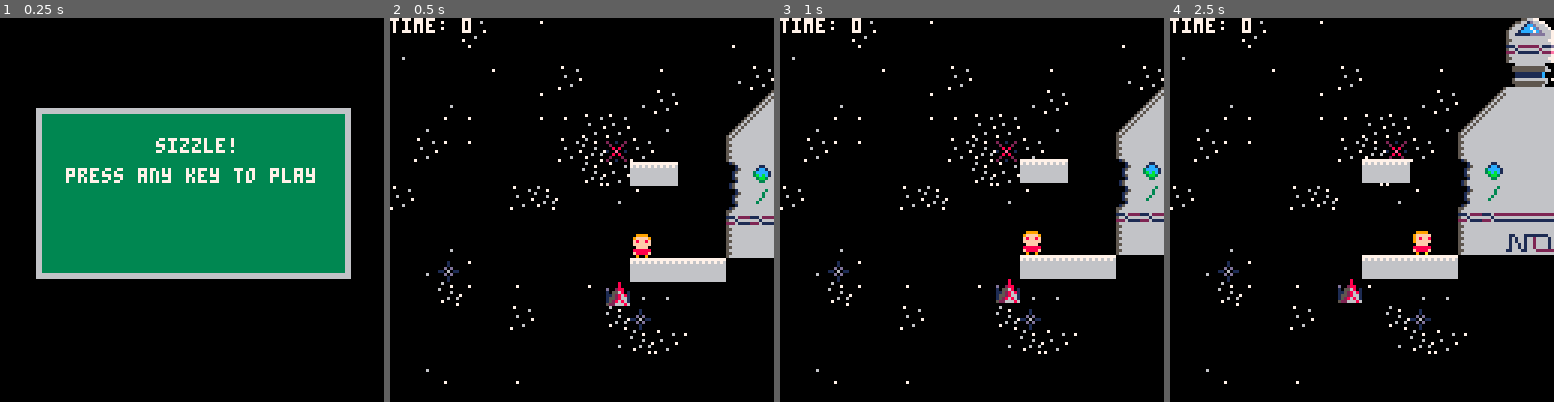
Above: before the commit, frames 1-4 (left to right).
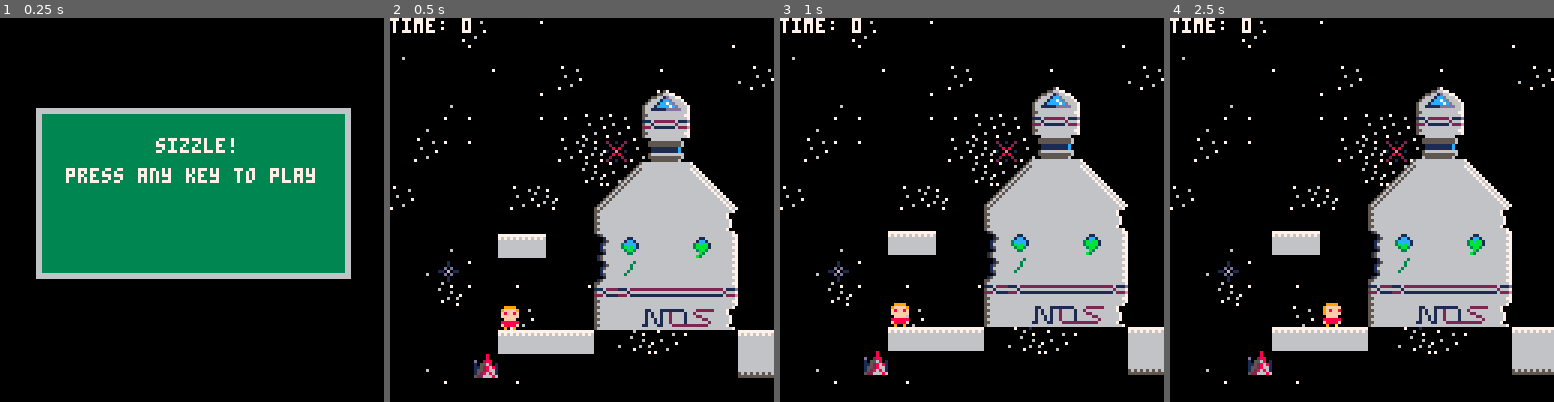
Above: after the commit, the same moments.

Repository: millwardesque/sizzle
Game: PICO-8 cartridge sizzle.p8
Same seed, same stepped clock (60 frames per second), same inputs: the game is played once before the commit and once after it.
Inputs:
- Up to frame 1 (0.25 s): no input
- Up to frame 2 (0.5 s): tap X (X key) at 0.33 s
- Up to frame 3 (1 s): tap O (Z key) at 0.7 s
- Up to frame 4 (2.5 s): tap X (X key) at 1.07, 1.85 s; hold Right 1.6-2.1 s; tap O (Z key) at 1.7, 2.1 s; hold Up 2.15-2.42 s; hold Right from 2.47 s (still down)

Frame 1 is identical in both runs. In frame 2, 23% of the frame differs, in the area x 21-100%, y 18-94%; in frame 3, 23%; in frame 4, 28%, in the area x 20-100%, y 0-93%.

Commit message:
Fixed camera starting position in levels.

Diff:
--- a/game.lua
+++ b/game.lua
@@ -109,6 +109,7 @@
 		self.main_camera = g_game.main_camera
 		add(self.scene, self.main_camera)
 		self.main_camera.follow_cam.target = self.player
+		self.main_camera.pos = make_vec2(self.player.pos.x + 128 / 4, self.player.pos.y  - 3 * 128 / 4)
 
 		g_game.game_timer = 0
 	end,
@@ -870,7 +871,7 @@
 		self.active_level = level_index
 
 		self.main_camera = make_camera("main", 0, 0, 0, 0, 128, 128)
-		attach_follow_camera(self.main_camera, 48, 32, nil)
+		attach_follow_camera(self.main_camera, 56, 80, nil)
 
 		g_physics.init(g_physics, make_vec2(0, 2.75))
 
@@ -1166,17 +1167,20 @@
 
 	cam.update = function(self)
 		if self.follow_cam.target ~= nil then
-			-- @TODO Apply to center of screen, not left edge.
+			-- @TODO Apply to center of target
 
 			local follow = self.follow_cam
 			local target = follow.target
 
-			local left_bound = self.pos.x + flr(self.cam.draw_width / 2) - flr(follow.bounds_width / 2)
-			local right_bound = self.pos.x + flr(self.cam.draw_width / 2) + flr(follow.bounds_width / 2)
+			local cam_center = self.pos.x + flr(self.cam.draw_width / 2)
+			local left_bound = cam_center - flr(follow.bounds_width / 2)
+			local right_bound = cam_center + flr(follow.bounds_width / 2)
+			g_log.syslog("TP: "..vec2_str(target.pos).." LB: "..left_bound.." RB: "..right_bound)
+
 			if target.pos.x < left_bound then
-				self.pos.x -= left_bound - target.pos.x
+				self.pos.x -= (left_bound - target.pos.x)
 			elseif target.pos.x + 8 > right_bound then
-				self.pos.x += target.pos.x + 8 - right_bound
+				self.pos.x += (target.pos.x + 8 - right_bound)
 			end
 
 			local top_bound = self.pos.y + flr(self.cam.draw_height / 2) - flr(follow.bounds_height / 2)
--- a/sizzle.p8
+++ b/sizzle.p8
@@ -1,5 +1,5 @@
 pico-8 cartridge // http://www.pico-8.com
-version 14
+version 8
 __lua__
 g_state = nil
 
@@ -84,8 +84,8 @@
 g_game = nil
 
 --
--- encapsulates the ingame state
--- @todo merge down into g_game manager
+-- Encapsulates the ingame state
+-- @TODO Merge down into g_game manager
 --
 ingame_state = {
 	scene = nil,
@@ -97,21 +97,22 @@
 	enter = function(self)
 		self.scene = {}
 
-		-- retrieve the player
+		-- Retrieve the player
 		self.player = g_game.player
 		add(self.scene, self.player)
 
-		-- retrieve the tile manager
+		-- Retrieve the tile manager
 		self.tile_manager = g_game.tile_manager
 		add(self.scene, self.tile_manager)
 		for tile in all(self.tile_manager.active_tiles) do
 			add(self.scene, tile)
 		end
 
-		-- retrieve the camera
+		-- Retrieve the camera
 		self.main_camera = g_game.main_camera
 		add(self.scene, self.main_camera)
 		self.main_camera.follow_cam.target = self.player
+		self.main_camera.pos = make_vec2(self.player.pos.x + 128 / 4, self.player.pos.y  - 3 * 128 / 4)
 
 		g_game.game_timer = 0
 	end,
@@ -119,7 +120,7 @@
 	update = function(self)
 		g_game.game_timer += 1
 
-		-- process input
+		-- Process input
 		self.player.vel = make_vec2(0, 0)
 		if not self.player.is_dead then
 			if btn(0) then
@@ -141,13 +142,13 @@
 			end
 		end
 
-		-- @debug reload the level
+		-- @DEBUG Reload the level
 		if btnp(5) then
 			g_game.reload_level(g_game)
 			return
 		end
 
-		-- update game objects
+		-- Update game objects
 		for game_obj in all(self.scene) do
 			if (game_obj.update) then
 				game_obj.update(game_obj)
@@ -176,7 +177,7 @@
 	end,
 
 	draw = function(self)
-		-- draw game-over window
+		-- Draw game-over window
 		camera()
 		clip()
 
@@ -210,7 +211,7 @@
 		camera()
 		clip()
 
-		-- draw ui window
+		-- Draw UI window
 		rectfill(12, 30, 116, 114, 6)
 		rectfill(14, 32, 114, 112, 3)
 		color(7)
@@ -222,7 +223,7 @@
 		print("press any key", 38, print_y)
 		print_y += line_height * 2
 
-		-- @todo highlight player's latest score.
+		-- @TODO Highlight player's latest score.
 		print ("best times for level "..g_game.active_level, 20, print_y)
 		print_y += line_height
 
@@ -254,7 +255,7 @@
 	end,
 
 	draw = function(self)
-		-- draw game-over window
+		-- Draw game-over window
 		camera()
 		clip()
 
@@ -274,12 +275,12 @@
 }
 
 --
--- create a player
+-- Create a player
 --
 function make_player(name, start_x, start_y, sprite, walk_speed, jump_power, jump_duration)
 	local p = make_game_object(name, start_x, start_y)
 
-	-- physics
+	-- Physics
 	p.vel = make_vec2(0, 0)
 	p.old_pos = make_vec2(start_x, start_y)
 	p.jump_power = jump_power
@@ -292,7 +293,7 @@
 	p.is_dead = false
 	p.death_explosion = nil
 
-	-- animations
+	-- Animations
 	local player_anims = {
 		idle = { 1, },
 		walk = { 2, 3 },
@@ -304,10 +305,10 @@
 
 	attach_anim_spr_controller(p, 4, player_anims, "idle", 0)
 
-	-- game stats
+	-- Game stats
 	p.walk_speed = walk_speed
 	attach_renderable(p, sprite)
-	p.renderable.draw_order = 1	-- draw player after other in-game objects
+	p.renderable.draw_order = 1	-- Draw player after other in-game objects
 
 	p.init = function(self)
 		self.vel = make_vec2(0, 0)
@@ -355,7 +356,7 @@
 		self.is_wall_sliding = false
 	end
 
-	-- update player
+	-- Update player
 	p.update = function (self)
 		if self.is_dead then
 			if not self.death_explosion and not is_anim_spr_playing(self.anim_controller) then
@@ -410,7 +411,7 @@
 		update_anim_spr_controller(self.anim_controller, self)
 	end
 
-	-- updates player physics
+	-- Updates player physics
 	p.update_physics = function(self)
 		self.vel += g_physics.gravity
 
@@ -461,7 +462,7 @@
 		self.is_dead = true
 	end
 
-	-- checks for collisions with the player
+	-- Checks for collisions with the player
 	p.check_for_collisions = function(self, collisions, iteration)
 		local max_iterations = 3
 		if iteration > max_iterations then
@@ -470,17 +471,17 @@
 
 		local direction = vec2_normalized(self.vel)
 
-		-- check if left foot is on ground
+		-- Check if left foot is on ground
 		local old_left_foot = self.old_pos + make_vec2(8 * 0.33, 7)
 		local left_foot = self.pos + make_vec2(8 * 0.33, 7)
 		local left_foot_intersection = check_swept_collision(old_left_foot, left_foot)
 
-		-- check if right foot is on ground
+		-- Check if right foot is on ground
 		local old_right_foot = self.old_pos + make_vec2(8 * 0.66, 7)
 		local right_foot = self.pos + make_vec2(8 * 0.66, 7)
 		local right_foot_intersection = check_swept_collision(old_right_foot, right_foot)
 
-		-- adjust pos to account for the collision
+		-- Adjust pos to account for the collision
 		if left_foot_intersection ~= nil then
 			if self.pos.y > left_foot_intersection.pos.y - 8 then
 				self.pos.y = left_foot_intersection.pos.y - 8
@@ -497,17 +498,17 @@
 			end
 		end
 
-		-- check if left side of head hit the ceiling
+		-- Check if left side of head hit the ceiling
 		local old_left_head = self.old_pos + make_vec2(8 * 0.33, 0)
 		local left_head = self.pos + make_vec2(8 * 0.33, 0)
 		local left_head_intersection = check_swept_collision(old_left_head, left_head)
 
-		-- check if right side of head hit the ceiling
+		-- Check if right side of head hit the ceiling
 		local old_right_head = self.old_pos + make_vec2(8 * 0.66, 0)
 		local right_head = self.pos + make_vec2(8 * 0.66, 0)
 		local right_head_intersection = check_swept_collision(old_right_head, right_head)
 
-		-- adjust pos to account for the collision
+		-- Adjust pos to account for the collision
 		if left_head_intersection ~= nil then
 			if self.pos.y < left_head_intersection.pos.y + 8 then
 				self.pos.y = left_head_intersection.pos.y + 8
@@ -522,12 +523,12 @@
 			end
 		end
 
-		-- check if the left side of the head is against tile
+		-- Check if the left side of the head is against tile
 		local old_left_hand = clone_vec2(self.old_pos)
 		local left_hand = clone_vec2(self.pos + make_vec2(0, 8 * 0.5))
 		local left_hand_intersection = check_swept_collision(old_left_hand, left_hand)
 
-		-- adjust pos to account for the collision
+		-- Adjust pos to account for the collision
 		if left_hand_intersection ~= nil then
 			if self.pos.x < left_hand_intersection.pos.x + 8 then
 				self.pos.x = left_hand_intersection.pos.x + 8
@@ -537,12 +538,12 @@
 			end
 		end
 
-		-- check if the right side of the head is against tile
+		-- Check if the right side of the head is against tile
 		local old_right_hand = self.old_pos + make_vec2(7, 0)
 		local right_hand = clone_vec2(self.pos) + make_vec2(7, 8 * 0.5)
 		local right_hand_intersection = check_swept_collision(old_right_hand, right_hand)
 
-		-- adjust pos to account for the collision
+		-- Adjust pos to account for the collision
 		if right_hand_intersection ~= nil then
 			if self.pos.x > right_hand_intersection.pos.x - 8 then
 				self.pos.x = right_hand_intersection.pos.x - 8
@@ -559,7 +560,7 @@
 end
 
 --
--- check for collisions between a dynamic pos and a the tilemap using a sweeping algorithm
+-- Check for collisions between a dynamic pos and a the tilemap using a sweeping algorithm
 --
 function check_swept_collision(old_pos, new_pos)
 	local direction = vec2_normalized(new_pos - old_pos)
@@ -570,7 +571,7 @@
 		if tile ~= nil then
 			-- g_log.log("s: "..vec2_str(sweeper).." tc: "..vec2_str(tile.cell))
 			if tile.type ~= nil then
-				-- g_log.log("collision")
+				-- g_log.log("COLLISION")
 			 	return tile
 			end
 		end
@@ -582,7 +583,7 @@
 
 
 --
--- creates a timer for a single tile
+-- Creates a timer for a single tile
 --
 function make_tile(name, type, cell_x, cell_y, max_duration, cooldown_rate, warmup_rate)
 	local t = make_game_object(name, 0, 0)
@@ -610,7 +611,7 @@
 		elapsed_changed = false
 
 		if self.state == 'idle' then
-			-- do nothing.
+			-- Do nothing.
 		elseif self.state == 'cooldown' then
 			self.elapsed -= self.cooldown_rate
 
@@ -625,11 +626,11 @@
 			if self.elapsed >= self.max_duration then
 				self.set_state(self, 'destroyed')
 			else
-				self.set_state(self, 'cooldown') -- this can be changed to warmup next frame if the tile is activated again
+				self.set_state(self, 'cooldown') -- This can be changed to warmup next frame if the tile is activated again
 			end
 			elapsed_changed = true
 		elseif self.state == 'destroyed' then
-			-- @todo destroy tile
+			-- @TODO Destroy tile
 		end
 
 		if elapsed_changed then
@@ -673,7 +674,7 @@
 end
 
 --
--- creates a manager for a grid of tiles
+-- Creates a manager for a grid of tiles
 function make_tile_manager(start_x, start_y, width, height)
 	local tm = make_game_object("tile manager", start_x, start_y)
 	tm.tiles = {}
@@ -687,10 +688,10 @@
 	tm.active_tiles = {}
 
 	tm.init = function(self)
-		-- reset any modified tiles from a previous session
+		-- Reset any modified tiles from a previous session
 		self.reset(self)
 
-		-- populate the tiles for collidable tiles
+		-- Populate the tiles for collidable tiles
 		self.tiles = {}
 		self.active_tiles = {}
 
@@ -704,7 +705,7 @@
 					add(self.tiles[x + 1], make_tile("tile-"..cell_x.."-"..cell_y, tiletype, cell_x, cell_y, self.tile_timer_duration, self.cooldown_rate, self.warmup_rate))
 					add(self.active_tiles, self.tiles[x + 1][y + 1])
 				else
-					add(self.tiles[x + 1], 0) -- can't add nil to a table for some reason.
+					add(self.tiles[x + 1], 0) -- Can't add nil to a table for some reason.
 				end
 			end
 		end
@@ -754,7 +755,7 @@
 end
 
 --
--- gets the map tile at a pixel pos
+-- Gets the map tile at a pixel pos
 --
 function get_map_tile_at_pos(pos)
 	if pos.x < 0 or pos.y < 0 then
@@ -786,7 +787,7 @@
 end
 
 --
--- converts a worldspace pos to map cell coords
+-- Converts a worldspace pos to map cell coords
 --
 function pos_to_cell(pos)
 	local cell_x = flr(pos.x / 8)
@@ -796,7 +797,7 @@
 end
 
 --
--- converts map cell coords to a worldspace pos
+-- Converts map cell coords to a worldspace pos
 --
 function cell_to_pos(x, y)
 	local world_x = x * 8
@@ -806,7 +807,7 @@
 end
 
 --
--- records a new time in the best-times list.
+-- Records a new time in the best-times list.
 --
 function record_time(level, new_time, player_name)
 	local new_best_times = {}
@@ -839,7 +840,7 @@
 end
 
 --
--- makes a game manager
+-- Makes a game manager
 --
 function make_game(levels)
 	g = {
@@ -873,11 +874,11 @@
 		self.active_level = level_index
 
 		self.main_camera = make_camera("main", 0, 0, 0, 0, 128, 128)
-		attach_follow_camera(self.main_camera, 48, 32, nil)
+		attach_follow_camera(self.main_camera, 56, 80, nil)
 
 		g_physics.init(g_physics, make_vec2(0, 2.75))
 
-		-- create the tiles
+		-- Create the tiles
 		if self.tile_manager ~= nil then
 			self.tile_manager.reset(self.tile_manager)
 		end
@@ -918,7 +919,7 @@
 end
 
 --
--- sets the active game state
+-- Sets the active game state
 --
 function set_game_state(game_state)
 	if g_state ~= nil and g_state.exit then
@@ -933,7 +934,7 @@
 end
 
 --
--- particle system.
+-- Particle system.
 --
 function make_particle_system(name, pos, sprite, animation, lifespan, particle_count, particle_speed)
 	local game_obj = make_game_object(name, pos.x, pos.y)
@@ -985,7 +986,7 @@
 end
 
 --
--- game object
+-- Game Object
 --
 function make_game_object(name, pos_x, pos_y)
 	local go = {
@@ -996,7 +997,7 @@
 end
 
 --
--- renderable maker.
+-- Renderable maker.
 --
 function attach_renderable(game_obj, sprite)
 	local r = {
@@ -1010,33 +1011,33 @@
 		palette = nil
 	}
 
-	-- default rendering function
+	-- Default rendering function
 	r.render = function(self, pos)
 
-		-- set the palette
+		-- Set the palette
 		if (self.palette) then
-			-- set colours
+			-- Set colours
 			for i = 0, 15 do
 				pal(i, self.palette[i + 1])
 			end
 
-			-- set transparencies
+			-- Set transparencies
 			for i = 17, #self.palette do
 				palt(self.palette[i], true)
 			end
 		end
 
-		-- draw
+		-- Draw
 		spr(self.sprite, pos.x, pos.y, self.sprite_width, self.sprite_height, self.flip_x, self.flip_y)
 
-		-- reset the palette
+		-- Reset the palette
 		if (self.palette) then
 			pal()
 			palt()
 		end
 	end
 
-	-- save the default render function in case the object wants to use it in an overridden render function.
+	-- Save the default render function in case the object wants to use it in an overridden render function.
 	r.default_render = r.render
 
 	game_obj.renderable = r;
@@ -1044,15 +1045,15 @@
 end
 
 --
--- renderer subsystem
+-- Renderer subsystem
 --
 g_renderer = {}
 
 --
--- main render pipeline
+-- Main render pipeline
 --
 g_renderer.render = function()
-	-- collect renderables
+	-- Collect renderables
 	local renderables = {};
 	for game_obj in all(g_state.scene) do
 		if (game_obj.renderable) then
@@ -1060,10 +1061,10 @@
 		end
 	end
 
-	-- sort by draw-order
+	-- Sort by draw-order
 	quicksort_draw_order(renderables)
 
-	-- draw the scene
+	-- Draw the scene
 	camera_draw_start(g_state.main_camera)
 
 	if g_state == ingame_state then
@@ -1086,14 +1087,14 @@
 end
 
 --
--- sort a renderable array by draw-order
+-- Sort a renderable array by draw-order
 --
 function quicksort_draw_order(list)
 	quicksort_draw_order_helper(list, 1, #list)
 end
 
 --
--- helper function for sorting renderables by draw-order
+-- Helper function for sorting renderables by draw-order
 function quicksort_draw_order_helper(list, low, high)
 	if (low < high) then
 		local p = quicksort_draw_order_partition(list, low, high)
@@ -1103,7 +1104,7 @@
 end
 
 --
--- partition a renderable list by draw_order
+-- Partition a renderable list by draw_order
 --
 function quicksort_draw_order_partition(list, low, high)
 	local pivot = list[high]
@@ -1128,7 +1129,7 @@
 end
 
 --
--- camera
+-- Camera
 --
 function make_camera(name, pos_x, pos_y, draw_x, draw_y, draw_width, draw_height)
 	local c = make_game_object(name, pos_x, pos_y)
@@ -1158,7 +1159,7 @@
 end
 
 --
--- camera that can follow a target
+-- Camera that can follow a target
 --
 function attach_follow_camera(cam, bounds_width, bounds_height, target)
 	cam.follow_cam = {
@@ -1169,17 +1170,20 @@
 
 	cam.update = function(self)
 		if self.follow_cam.target ~= nil then
-			-- @todo apply to center of screen, not left edge.
+			-- @TODO Apply to center of target
 
 			local follow = self.follow_cam
 			local target = follow.target
 
-			local left_bound = self.pos.x + flr(self.cam.draw_width / 2) - flr(follow.bounds_width / 2)
-			local right_bound = self.pos.x + flr(self.cam.draw_width / 2) + flr(follow.bounds_width / 2)
+			local cam_center = self.pos.x + flr(self.cam.draw_width / 2)
+			local left_bound = cam_center - flr(follow.bounds_width / 2)
+			local right_bound = cam_center + flr(follow.bounds_width / 2)
+			g_log.syslog("TP: "..vec2_str(target.pos).." LB: "..left_bound.." RB: "..right_bound)
+
 			if target.pos.x < left_bound then
-				self.pos.x -= left_bound - target.pos.x
+				self.pos.x -= (left_bound - target.pos.x)
 			elseif target.pos.x + 8 > right_bound then
-				self.pos.x += target.pos.x + 8 - right_bound
+				self.pos.x += (target.pos.x + 8 - right_bound)
 			end
 
 			local top_bound = self.pos.y + flr(self.cam.draw_height / 2) - flr(follow.bounds_height / 2)
@@ -1194,7 +1198,7 @@
 end
 
 --
--- animated sprite controller
+-- Animated sprite controller
 --
 function attach_anim_spr_controller(game_obj, frames_per_cell, animations, start_anim, start_frame_offset)
 	game_obj.anim_controller = {
@@ -1248,7 +1252,7 @@
 end
 
 --
--- physics
+-- Physics
 --
 g_physics = {
 	gravity = nil,
@@ -1260,7 +1264,7 @@
 
 
 --
--- 2d vector
+-- 2d Vector
 --
 local vec2_meta = {}
 function vec2_meta.__add(a, b)
@@ -1316,7 +1320,7 @@
 end
 
 --
--- logger
+-- Logger
 --
 g_log = {
 	show_debug = false,
@@ -1324,7 +1328,7 @@
 }
 
 --
--- logs a message
+-- Logs a message
 --
 g_log.log = function(message)
 	add(g_log.log_data, message)
@@ -1335,7 +1339,7 @@
 end
 
 --
--- renders the log
+-- Renders the log
 --
 g_log.render = function()
 	if (g_log.show_debug) then
@@ -1347,14 +1351,14 @@
 end
 
 --
--- clears the log
+-- Clears the log
 --
 g_log.clear = function()
 	g_log.log_data = {}
 end
 
 --
--- global init function.
+-- Global init function.
 --
 function _init()
 	g_game = make_game(g_levels)
@@ -1364,18 +1368,18 @@
 end
 
 --
--- global update function
+-- Global update function
 --
 function _update()
 	if g_state ~= nil then
 		g_state.update(g_state)
 	end
 
-	g_log.log("mem: "..stat(0).." cpu: "..stat(1))
-end
-
---
--- global draw function
+	g_log.log("Mem: "..stat(0).." CPU: "..stat(1))
+end
+
+--
+-- Global draw function
 --
 function _draw()
 	cls()
@@ -1384,7 +1388,7 @@
 		g_state.draw(g_state)
 	end
 
-	-- draw debug log
+	-- Draw debug log
 	g_log.render()
 	g_log.clear()
 end
